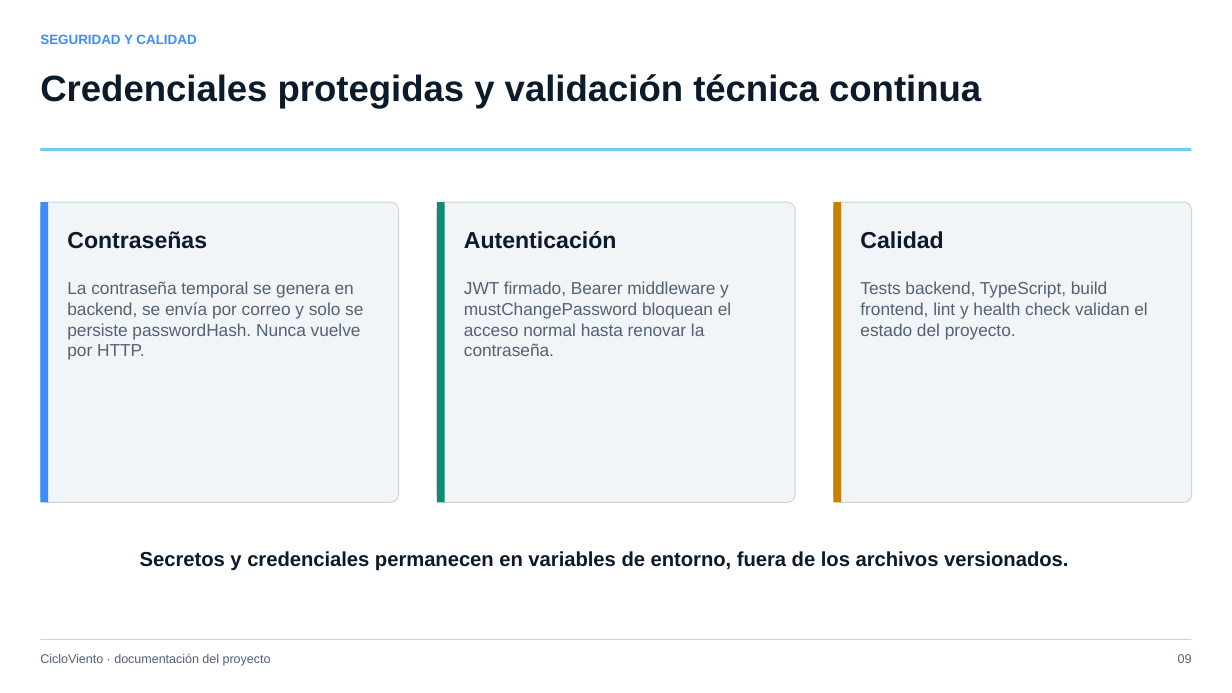
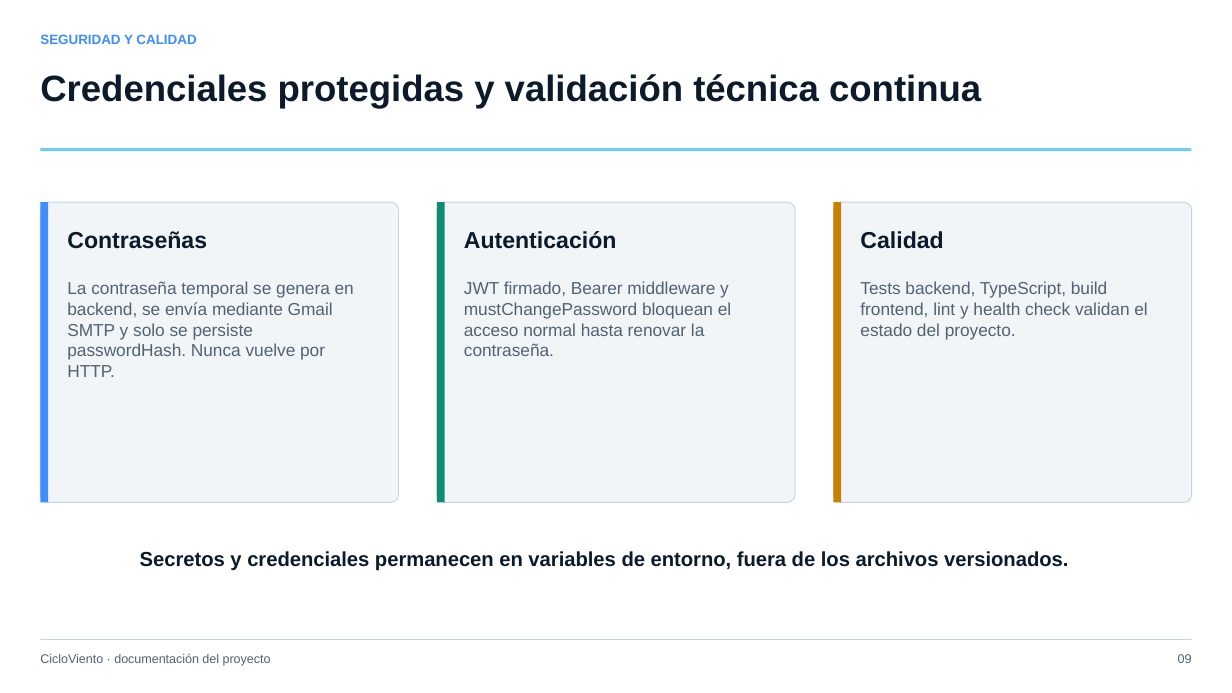
Before and after one commit to FerMacDev/CicloViento, a slide deck: slide 9 of outputs/CicloViento-presentacion-proyecto.pptx. Drawn at 1232x693 pixels with LibreOffice and Linux fonts; fonts in the diff are those of the drawing. Boxes give left, top, right and bottom in pixels: in the first picture for what was removed or moved away, otherwise in the second. Text is boxed around its words. In the diff, an @@ line names an element or a change of style, - is before the commit and + after.

```diff
--- a/outputs/CicloViento-presentacion-proyecto.pptx
+++ b/outputs/CicloViento-presentacion-proyecto.pptx
@@ text at (67,281,354,377): text changed @@
-La contraseña temporal se genera en backend, se envía por correo y solo se persiste passwordHash. Nunca vuelve por HTTP.
+La contraseña temporal se genera en backend, se envía mediante Gmail SMTP y solo se persiste passwordHash. Nunca vuelve por HTTP.
```
Also in this commit, not shown: 7 other slides changed.
